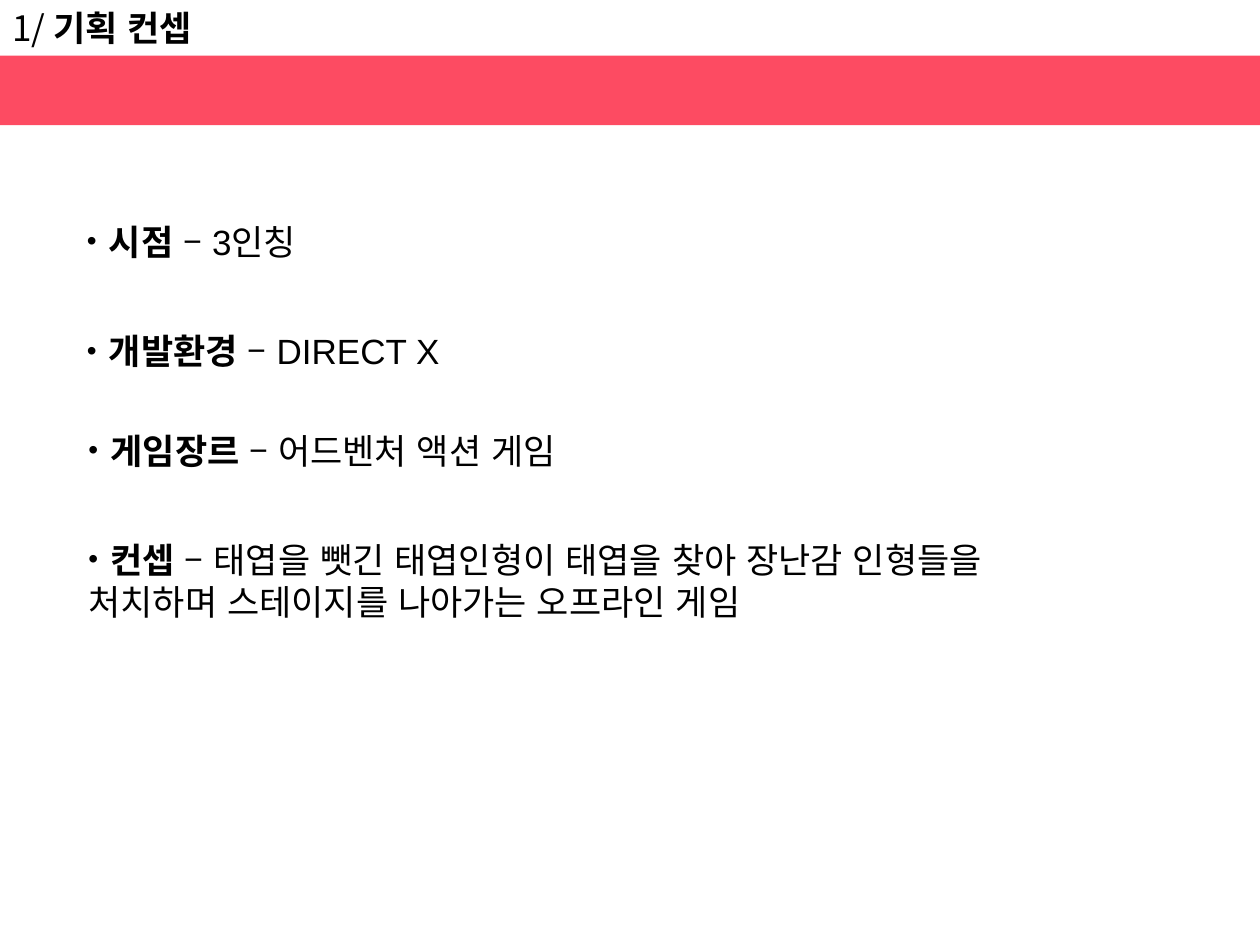
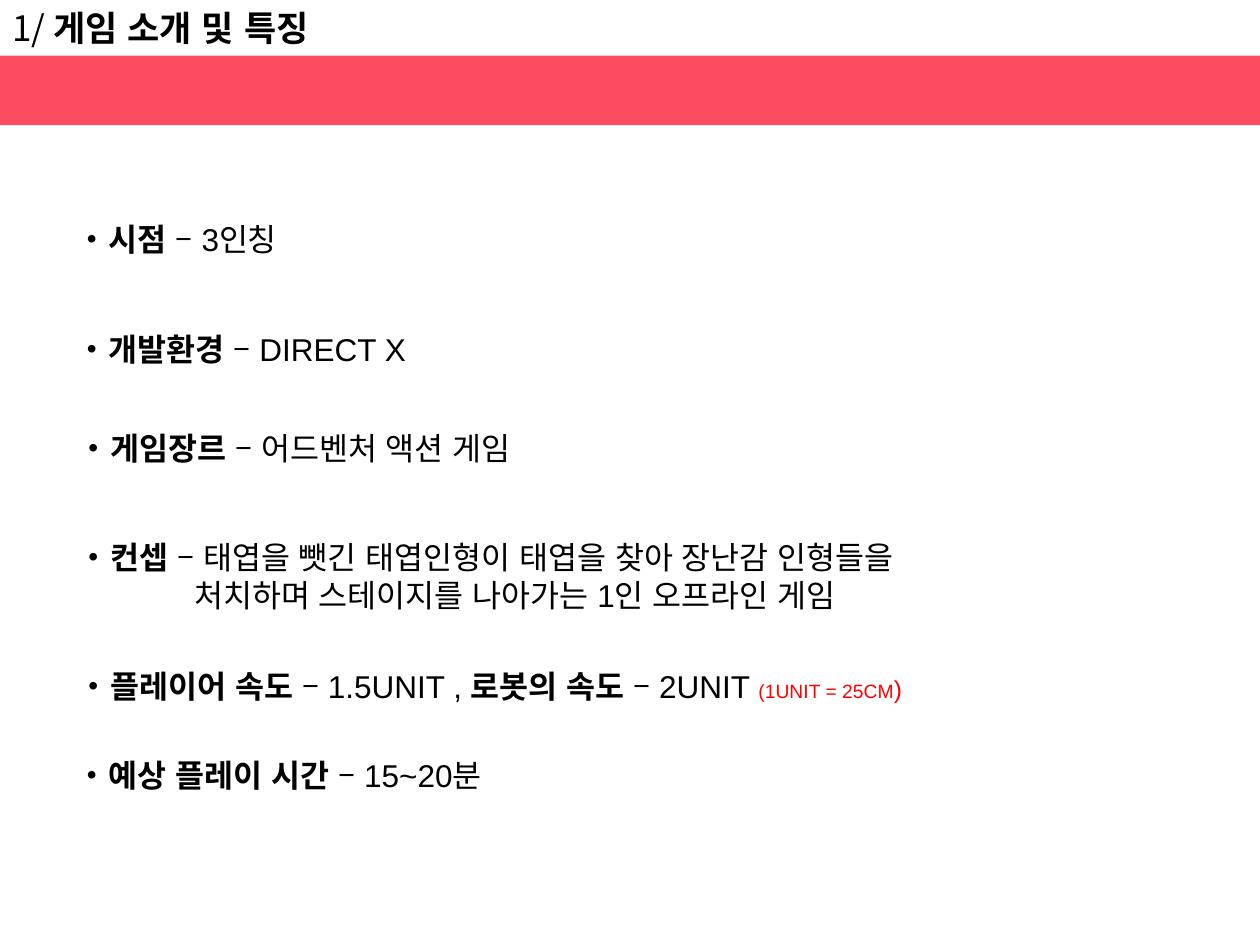
Before and after one commit to haeunjung/Team_Project, a slide deck: slide 5 of 기획문서/게임 제안서.pptx (slide 3 before the commit). Drawn at 1260x945 pixels with LibreOffice and Linux fonts; fonts in the diff are those of the drawing. Boxes give left, top, right and bottom in pixels: in the first picture for what was removed or moved away, otherwise in the second. Text is boxed around its words. In the diff, an @@ line names an element or a change of style, - is before the commit and + after.

Commit message:
12.06
게임방법 및 소개와 특성 수정, 연구목적, 타 게임과의 차별성 추가

```diff
--- a/기획문서/게임 제안서.pptx
+++ b/기획문서/게임 제안서.pptx
@@ text at box(12, 11, 309, 48): text changed @@
-1/ 기획 컨셉
+1/ 게임 소개 및 특징
@@ size 20 to 18 pt in 3 elements at box(111, 433, 511, 463), box(109, 224, 277, 254), box(109, 334, 406, 364) @@
@@ text at box(111, 542, 894, 610): text changed; size 20 to 18 pt @@
-• 컨셉 – 태엽을 뺏긴 태엽인형이 태엽을 찾아 장난감 인형들을 처치하며 스테이지를 나아가는 오프라인 게임
+• 컨셉 – 태엽을 뺏긴 태엽인형이 태엽을 찾아 장난감 인형들을
+처치하며 스테이지를 나아가는 1인 오프라인 게임
@@ text added at box(111, 671, 893, 702), 18 pt, text #000000 @@
+• 플레이어 속도 – 1.5UNIT , 로봇의 속도 – 2UNIT (1UNIT = 25CM)
@@ text added at box(109, 760, 481, 790), 18 pt, text #000000, bold @@
+• 예상 플레이 시간 – 15~20분
```
Also in this commit, not shown: 5 other slides changed, 4 slides added, 2 slides removed.
